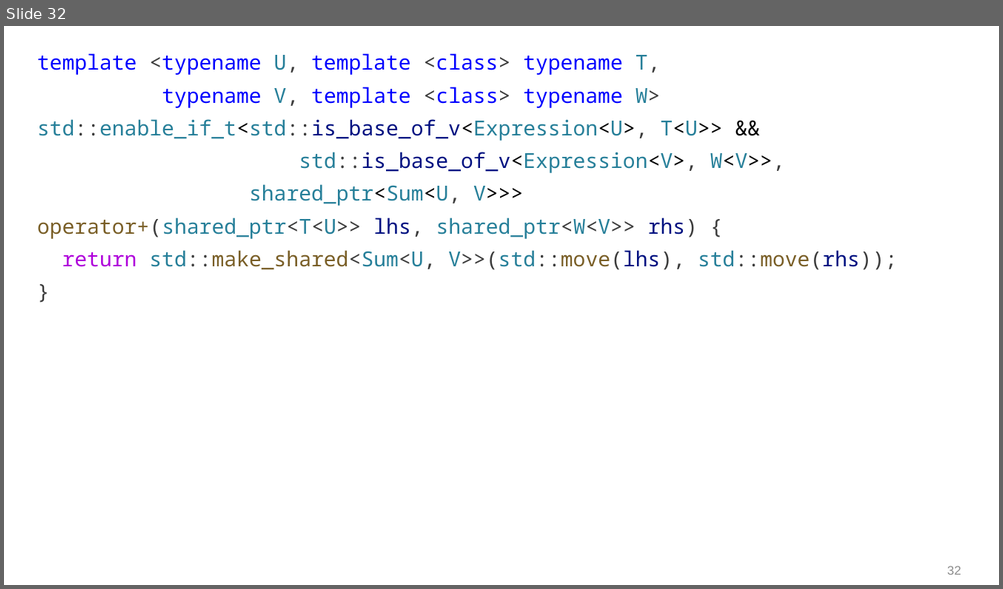
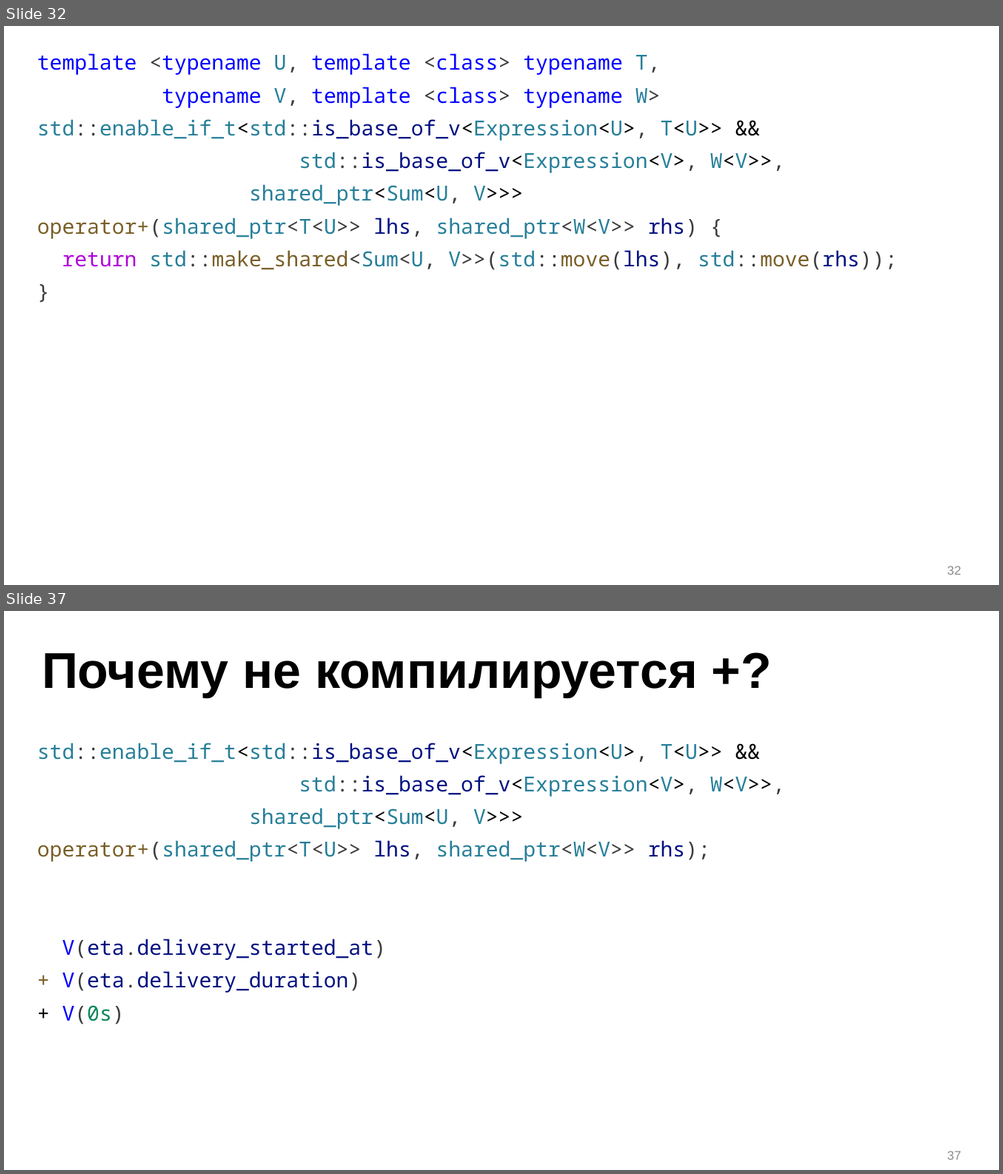
Before and after one commit to ishfb/zcc23, a slide deck: slides_new.pptx. Shown one above the other, each under a label of ours: slide 32 before the commit, slides 32 and 37 after it; the slides between them are not shown. The pictures are 1003x589 and 1003x1174 pixels, drawn with LibreOffice and Linux fonts; fonts in the diff are those of the drawing. Boxes give left, top, right and bottom in pixels: in the first picture for what was removed or moved away, otherwise in the second. Text is boxed around its words. In the diff, an @@ line names an element or a change of style, - is before the commit and + after.

```diff
--- a/slides_new.pptx
+++ b/slides_new.pptx
@@ slide 37 added at (x1=4, y1=611, x2=999, y2=1170), background #FFFFFF @@
@@ title added at (x1=42, y1=653, x2=697, y2=698), 48.6 pt, text #000000, bold @@
+Почему не компилируется +?
@@ text added at (x1=37, y1=743, x2=785, y2=1025), 20 pt, text #267F99 @@
+std::enable_if_t<std::is_base_of_v<Expression<U>, T<U>> &&
+std::is_base_of_v<Expression<V>, W<V>>,
+shared_ptr<Sum<U, V>>>
+operator+(shared_ptr<T<U>> lhs, shared_ptr<W<V>> rhs);
+V(eta.delivery_started_at)
++ V(eta.delivery_duration)
++ V(0s)
@@ page number added at (x1=947, y1=1151, x2=961, y2=1160), 12 pt, text #8C8C8C @@
+37
```
Also in this commit, not shown: 1 slide changed, 3 other slides added.
